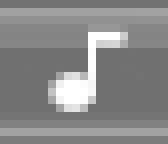
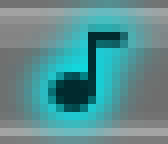
Before/after of a 168×144 layered artwork. What changed in the layer stack:
added layer "Layer copy #4" above "Layer copy #1" over (40, 24, 136, 112)
added layer "Layer copy #2" above "Layer" over (0, 0, 168, 144)
hid "Layer" over (40, 24, 136, 112)
